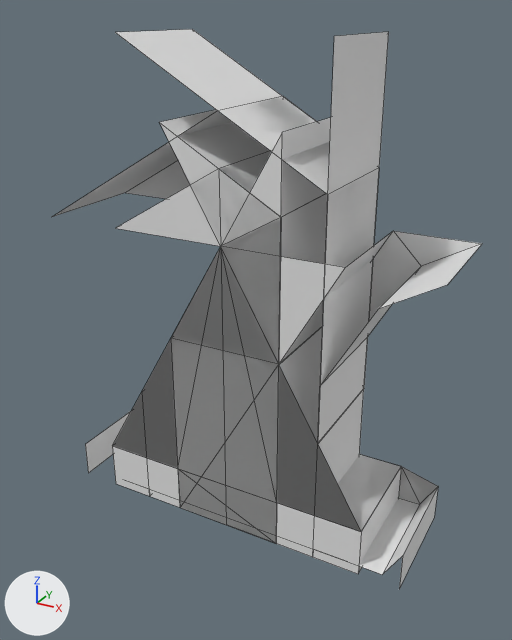
Before and after pictures for a commit that changed the FBX model Assets/Resources/Models/Hex_Rooms/Hex_Rooms.fbx.
Camera for both pictures: a 50 mm lens placed at (5.36, -8.65, 3.25), pointed at (0.21, 0.71, -1.43). Lighting does not change. The marker at lower left points along +X, +Y and +Z. Mesh edges are drawn as thin lines.

In view in the first picture: 'Connector_L', 'Connector_R', 'Corridor_Conn_120', 'Corridor_Conn_180', 'Corridor_Conn_240', 'Corridor_Conn_300', 'Corridor_End', 'Doorway', 'Wall', 'Wall_Corner'.
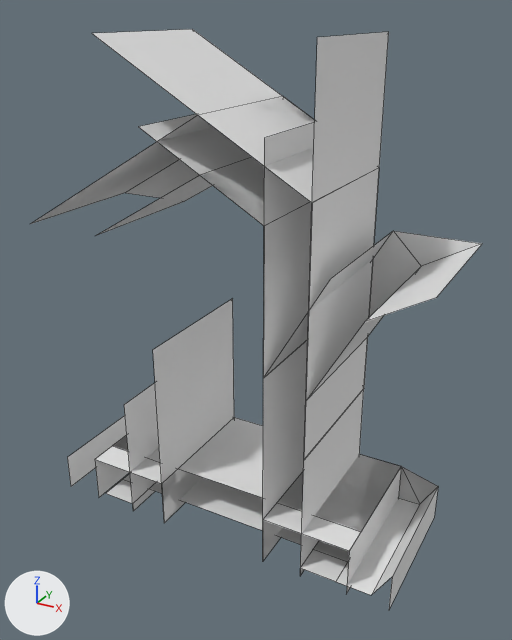
Commit message: Altered room component meshes

What changed in the scene script:
```text
Change me_corridor_conn_120:
    where me_corridor_conn_120.from_pydata(...)  # 13 vertices, 8 faces; spans x 0.0..3.39, y 0.0..2.0, z -2.93..0.01
    verts and faces of me_corridor_conn_120; kept vertices keep their numbers, new ones are numbered from 13
    me_corridor_conn_120 part 11
    add delete_vertices([1, 3, 4])  # with the faces that use them
    add for i in [6, 8, 10, 11]: verts[i] += (0.0, -0.5, 0.0)
    add verts[13] = (1.0, -0.5, -1.73)  # pixel (263, 378)
    add verts[14] = (1.99, -0.5, 0.0)  # pixel (330, 278)
    add faces += [(0, 13, 14, 2)]
Change me_wall:
    where me_wall.from_pydata(...)  # 9 vertices, 4 faces; spans x -2.5..2.5, y 0.0..2.0, z -5.02..0.0
    verts and faces of me_wall; kept vertices keep their numbers, new ones are numbered from 9
    me_wall part 1
    add delete_vertices([8])  # with the faces that use them
Change me_wall_corner:
    where me_wall_corner.from_pydata(...)  # 8 vertices, 4 faces; spans x 2.31..3.19, y 0.0..2.0, z -5.02..-4.33
    me_wall_corner part 5: the whole mesh is scaled about its middle by (1, 1.25, 1), then moved by (0.0, -0.25, 0.0)
Change me_doorway:
    remove me_doorway.from_pydata(...)  # 25 vertices, 17 faces; spans x -2.5..2.5, y 0.0..2.0, z -5.2..0.0
    add me_doorway.from_pydata(...)  # 24 vertices, 12 faces; spans x -2.5..2.5, y -0.5..2.0, z -5.2..-4.33
    me_doorway part 10
    3 vertices are removed from x -1.0..1.0, y 0.0, z -5.2..0.0
    8 faces are deleted
    10 vertices in x -2.5..2.5, y 0.0, z -5.2..-4.33 move by (0.0, -0.5, 0.0)
    2 vertices are added at (-1.0, -0.5, -4.33), (1.0, -0.5, -5.2)
    3 new faces join them
Change me_connector_l:
    where me_connector_l.from_pydata(...)  # 10 vertices, 4 faces; spans x -3.19..0.0, y 0.0..2.0, z -5.2..0.0
    verts and faces of me_connector_l; kept vertices keep their numbers, new ones are numbered from 10
    me_connector_l part 7
    add delete_vertices([6, 7])  # with the faces that use them
    add for i in [0, 3, 8, 9]: verts[i] += (0.0, -0.5, 0.0)
Change me_corridor_end:
    where me_corridor_end.from_pydata(...)  # 17 vertices, 9 faces; spans x -1.69..1.69, y 0.0..2.0, z -5.2..0.0
    verts and faces of me_corridor_end; kept vertices keep their numbers, new ones are numbered from 17
    me_corridor_end part 6
    add delete_vertices([2, 11, 14, 16])  # with the faces that use them
    add for i in [3, 5, 7, 10, 15]: verts[i] += (0.0, -0.5, 0.0)
    add for new, old in zip([17, 18, 19], [1, 9, 12]): verts[new] = verts[old] + (0.0, -2.5, 0.0)
    add faces += [(0, 3, 18, 9), (1, 12, 19, 17)]
Change me_corridor_conn_180:
    where me_corridor_conn_180.from_pydata(...)  # 9 vertices, 4 faces; spans x 0.0..1.69, y 0.0..2.0, z -2.93..2.94
    verts and faces of me_corridor_conn_180; kept vertices keep their numbers, new ones are numbered from 9
    me_corridor_conn_180 part 8
    add delete_vertices([8])  # with the faces that use them
    add verts[2] = (1.0, -0.5, -1.73)  # moved, pixel (263, 378)
    add verts[6] = (1.0, -0.5, 1.74)  # moved, pixel (264, 137)
    me_corridor_conn_180 part 9
    add verts[3] = (1.69, -0.5, -2.93)  # moved, pixel (303, 459)
    add verts[7] = (1.69, -0.5, 2.94)  # moved, pixel (317, 37)
Change me_corridor_conn_300:
    where me_corridor_conn_300.from_pydata(...)  # 17 vertices, 12 faces; spans x -3.38..1.69, y 0.0..2.0, z -2.93..1.96
    verts and faces of me_corridor_conn_300; kept vertices keep their numbers, new ones are numbered from 17
    me_corridor_conn_300 part 2
    add delete_vertices([16])  # with the faces that use them
    add for i in [*range(4, 8), 10, 11, 14, 15]: verts[i] += (0.0, -0.5, 0.0)
Change me_connector_r:
    where me_connector_r.from_pydata(...)  # 10 vertices, 4 faces; spans x 0.0..3.19, y 0.0..2.0, z -5.2..0.0
    verts and faces of me_connector_r; kept vertices keep their numbers, new ones are numbered from 10
    me_connector_r part 4
    add delete_vertices([6, 7])  # with the faces that use them
    add for i in [0, 3, 8, 9]: verts[i] += (0.0, -0.5, 0.0)
Change me_corridor_conn_240:
    where me_corridor_conn_240.from_pydata(...)  # 12 vertices, 7 faces; spans x -1.7..1.7, y 0.0..2.0, z -2.94..2.94
    verts and faces of me_corridor_conn_240; kept vertices keep their numbers, new ones are numbered from 12
    me_corridor_conn_240 part 3
    add delete_faces([(5, 6, 10)])
    add for i in [*range(4, 8), 9, 10]: verts[i] += (0.0, -0.5, 0.0)
```

Location of each change, [x1, y1, x2, y2] in pixels of the pictures (512 x 640 px; the box of a moved part takes in the faces that stretch with it):
'Corridor_Conn_240', reshaped (9% wider)
    before: [115, 29, 375, 443]
    after: [92, 29, 375, 460]
'Corridor_End', reshaped
    before: [171, 250, 364, 543]
    after: [124, 299, 364, 575]
'Doorway', reshaped
    before: [113, 248, 401, 542]
    after: [95, 435, 400, 582]
'Corridor_Conn_180', reshaped (24% narrower)
    before: [222, 32, 389, 434]
    after: [263, 32, 389, 455]
'Corridor_Conn_300', reshaped
    before: [52, 96, 379, 362]
    after: [31, 97, 376, 378]
'Wall', reshaped (49% shorter)
    before: [114, 248, 401, 532]
    after: [114, 417, 401, 562]
'Corridor_Conn_120', reshaped (16% narrower, 8% taller)
    before: [221, 231, 482, 386]
    after: [264, 231, 482, 398]
'Connector_R', reshaped (57% narrower, 58% shorter)
    before: [221, 252, 438, 589]
    after: [346, 468, 438, 609]
'Connector_L', reshaped
    before: [85, 247, 226, 524]
    after: [67, 416, 129, 497]
'Wall_Corner', mesh rescaled
    before: [359, 466, 438, 574]
    after: [336, 466, 438, 595]
part 1 of me_wall, deleted
    before: [114, 248, 361, 532]
part 5 of me_wall_corner, moved or reshaped
    before: [359, 498, 432, 574]
    after: [336, 498, 432, 595]
part 8 of me_corridor_conn_180, cut back
    before: [222, 117, 331, 355]
    after: [263, 122, 315, 373]
part 9 of me_corridor_conn_180, moved or reshaped
    before: [318, 35, 367, 434]
    after: [304, 35, 367, 455]
